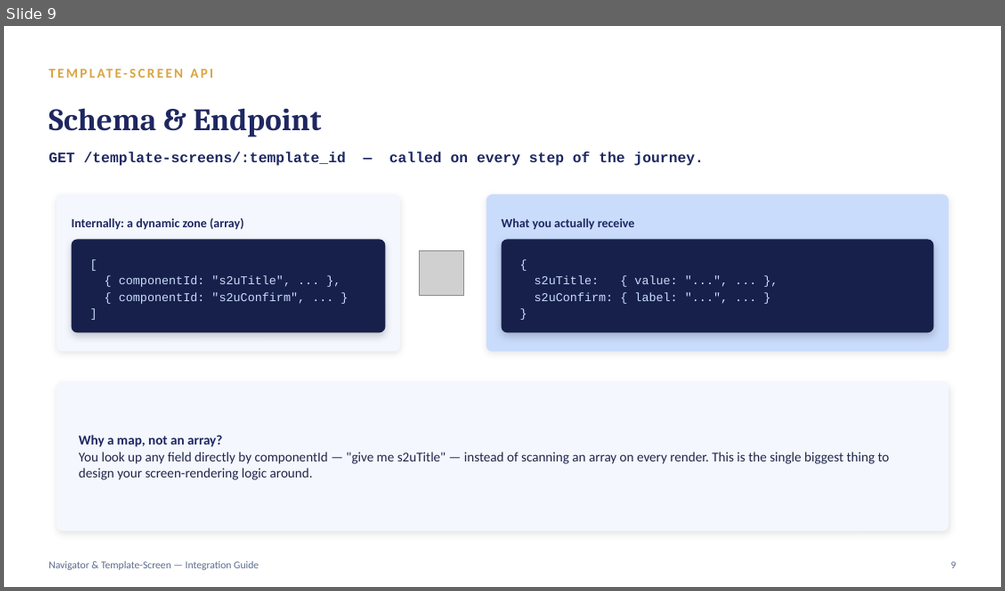
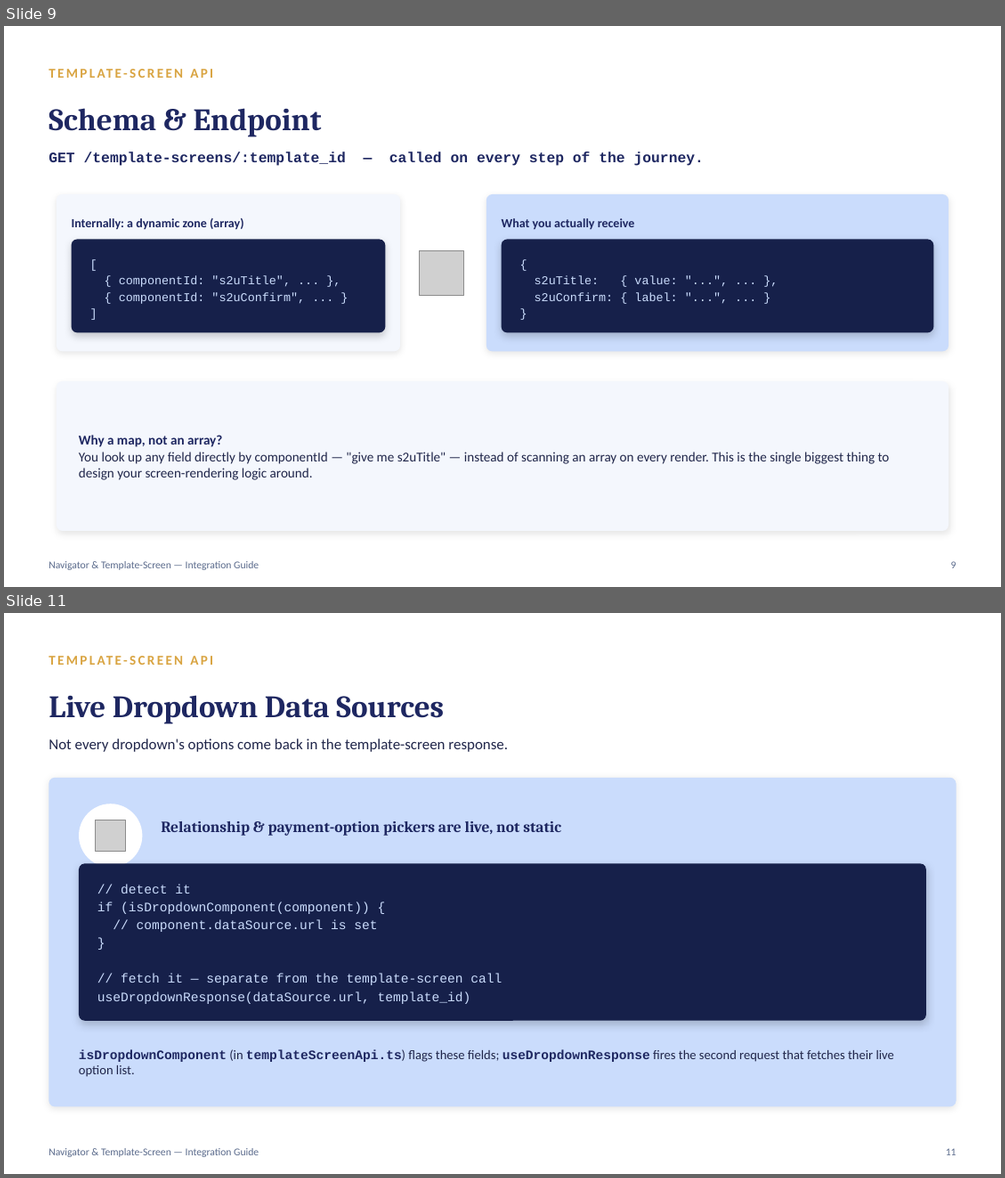
Before and after one commit to excalibur995/cep-cms-placeholder, a slide deck: strapi-architecture-cep-cms.pptx. Shown one above the other, each under a label of ours: slide 9 before the commit, slides 9 and 11 after it; the slides between them are not shown. The pictures are 1005x591 and 1005x1178 pixels, drawn with LibreOffice and Linux fonts; fonts in the diff are those of the drawing; grey boxes stand for pictures. Boxes give left, top, right and bottom in pixels: in the first picture for what was removed or moved away, otherwise in the second. Text is boxed around its words. In the diff, an @@ line names an element or a change of style, - is before the commit and + after.

```diff
--- a/strapi-architecture-cep-cms.pptx
+++ b/strapi-architecture-cep-cms.pptx
@@ slide 11 added at <box>4,613,1001,1174</box>, background #FFFFFF @@
@@ text added at <box>48,695,444,724</box>, 30 pt, text #1E2761, bold @@
+Live Dropdown Data Sources
@@ text added at <box>48,738,463,985</box>, 14.5 pt, text #20264A @@
+Not every dropdown's options come back in the template-screen response.
@@ text added at <box>345,738,445,752</box>, 13 pt, text #D9A441, bold @@
+TEMPLATE-SCREEN API
@@ rounded rectangle added at <box>48,778,956,1107</box>, fill #CADCFC @@
@@ ellipse added at <box>79,803,142,868</box>, fill #FFFFFF @@
@@ picture added at <box>96,820,126,851</box> @@
@@ text added at <box>161,821,561,835</box>, 15 pt, text #1E2761, bold @@
+Relationship & payment-option pickers are live, not static
@@ rounded rectangle added at <box>79,863,926,1021</box>, fill #16204A @@
@@ text added at <box>97,884,502,1004</box>, 12.5 pt, text #CADCFC @@
+// detect it
+if (isDropdownComponent(component)) {
+// component.dataSource.url is set
+}
+// fetch it — separate from the template-screen call
+useDropdownResponse(dataSource.url, template_id)
@@ text added at <box>79,1049,894,1077</box>, 12.5 pt, text #20264A @@
+isDropdownComponent (in templateScreenApi.ts) flags these fields; useDropdownResponse fires the second request that fetches their live option list.
@@ text added at <box>48,1148,259,1157</box>, 10 pt, text #5B6B8C @@
+Navigator & Template-Screen — Integration Guide
@@ text added at <box>946,1148,956,1155</box>, 10 pt, text #5B6B8C @@
+11
```
Also in this commit, not shown: 5 slides changed, 17 other files.
